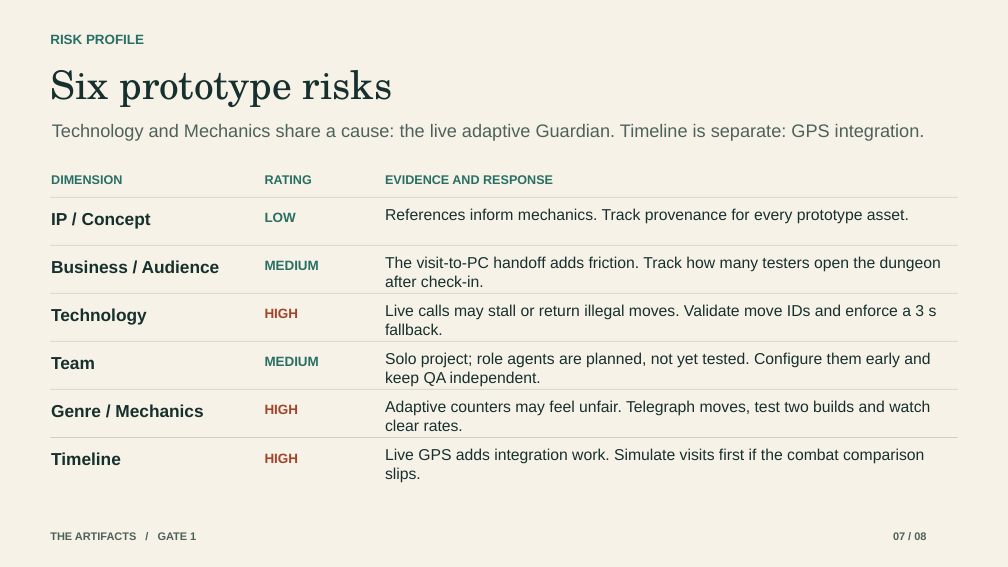
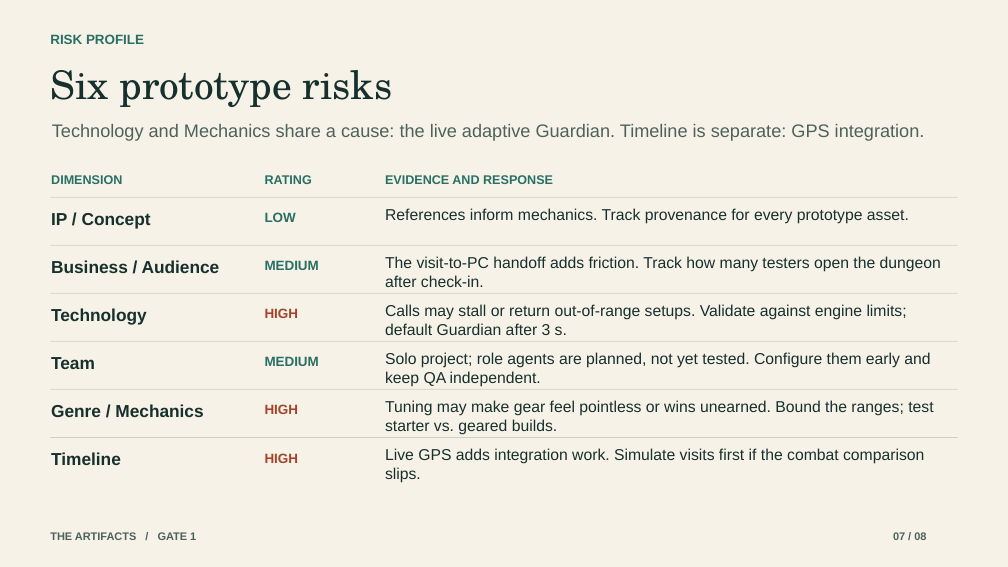
Before and after one commit to SM5858/the-artifacts, a slide deck: slide 7 of deck/The Artifacts - G1.pptx. Drawn at 1008x567 pixels with LibreOffice and Linux fonts; fonts in the diff are those of the drawing. Boxes give left, top, right and bottom in pixels: in the first picture for what was removed or moved away, otherwise in the second. Text is boxed around its words. In the diff, an @@ line names an element or a change of style, - is before the commit and + after.

```diff
--- a/deck/The Artifacts - G1.pptx
+++ b/deck/The Artifacts - G1.pptx
@@ text at <box>385,304,907,335</box>: text changed @@
-Live calls may stall or return illegal moves. Validate move IDs and enforce a 3 s fallback.
+Calls may stall or return out-of-range setups. Validate against engine limits; default Guardian after 3 s.
@@ text at <box>385,400,933,435</box>: text changed @@
-Adaptive counters may feel unfair. Telegraph moves, test two builds and watch clear rates.
+Tuning may make gear feel pointless or wins unearned. Bound the ranges; test starter vs. geared builds.
```
Also in this commit, not shown: 5 other slides changed, 3 other files.
